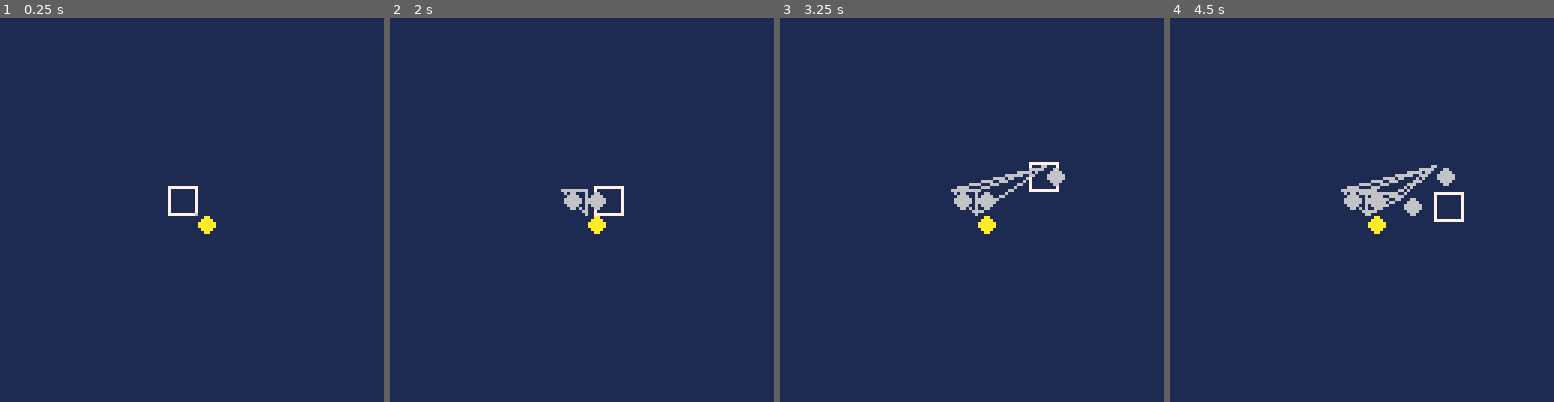
Above: before the commit, frames 1-4 (left to right).
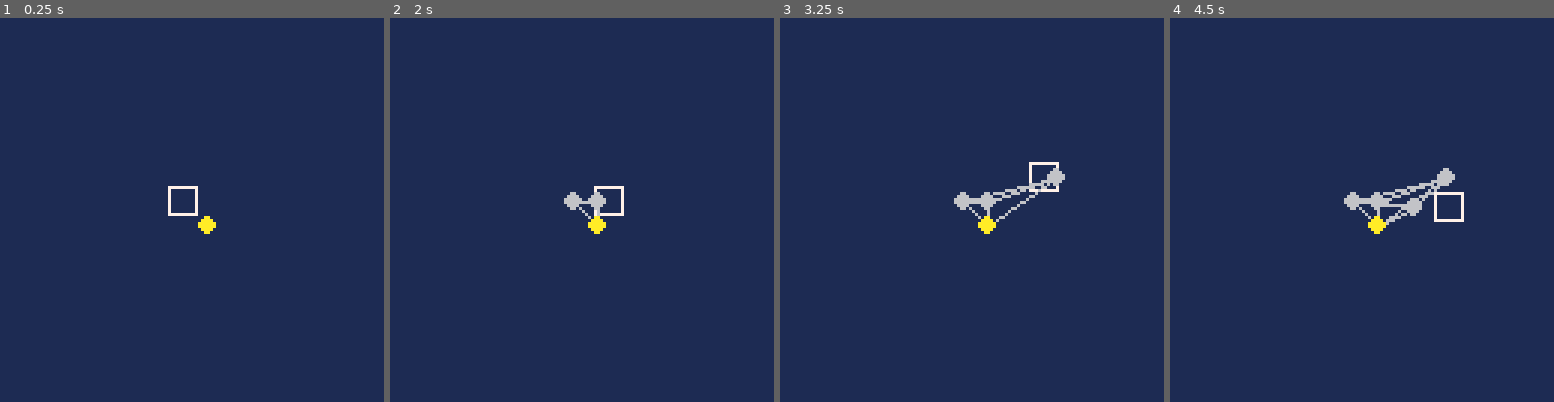
Above: after the commit, the same moments.

Repository: hughbagan/starbase-pico8
Game: PICO-8 cartridge starbase.p8
Two runs of this game, one before a commit and one after it. Both use one fixed random seed, a clock stepped at 60 frames per second and the inputs below.
Inputs:
- Up to frame 1 (0.25 s): no input
- Up to frame 2 (2 s): tap X (X key) at 0.33, 1.07, 1.85 s; hold Right from 1.6 s (still down)
- Up to frame 3 (3.25 s): release Right at 2.1 s; hold Up 2.15-2.42 s; hold Right 2.47-3.03 s; tap X (X key) at 2.97 s; hold Left from 3.08 s (still down)
- Up to frame 4 (4.5 s): release Left at 3.58 s; hold Down 3.63-3.97 s; hold Right from 4.02 s (still down); tap X (X key) at 4.08 s

The runs differ from the first frame. In frame 1, less than 0.1% of the frame differs, in the area x 50-52%, y 50-52%; in frame 2, 0.1%; in frame 3, 0.8%; in frame 4, 0.9%, in the area x 44-72%, y 38-54%.

Commit message:
connect nearby neighbours together up to a limit of 4 per node

Diff:
--- a/starbase.p8
+++ b/starbase.p8
@@ -33,13 +33,6 @@
 						cx+tsz+1,cy+tsz+1,7)
 	for i=1,#nodes do
 	 node.draw(nodes[i])
-	 for j=i,#nodes do
-	  if node.near(nodes[i],nodes[j],40) then
-	  	line(nodes[i].x,nodes[i].y,
-	  	     nodes[j].x,nodes[j].y,
-	  	     6)
-	  end
-	 end
 	end
 end
 
@@ -51,10 +44,28 @@
 
 node={}
 
+nid=0
+
 node.create=function(_x,_y,_p)
  if _p==nil then _p=false end
-	local n={x=_x,y=_y,sp=1,pwr=_p}
+	local n={id=nid,
+	 x=_x,y=_y,sp=1,pwr=_p,
+		ctr={x=_x+tsz/2,y=_y+tsz/2},
+		nbr={}
+	}
+	--detect neighbours
+	--todo: register closest first
+	for i=1,#nodes do
+	 if node.near(n,nodes[i],40) then
+	  if #n.nbr<4 and #nodes[i].nbr<4 then
+	   add(n.nbr, nodes[i])
+	   add(nodes[i].nbr, n)
+	  end
+	 end
+	end
 	add(nodes,n)
+	nid+=1
+	--todo: handle nid overflow
 end
 
 node.update=function(n)
@@ -62,7 +73,14 @@
 end
 
 node.draw=function(n)
- spr(n.sp,n.x,n.y)
+ for n2 in all(n.nbr) do
+  if n.id<n2.id then
+   line(n.ctr.x,n.ctr.y,
+        n2.ctr.x,n2.ctr.y,
+ 	   	  6)
+ 	end
+ end
+ spr(n.sp,n.x,n.y) --on top
 end
 
 node.empty=function(_x,_y)
@@ -82,10 +100,8 @@
 	   and (dx^2+dy^2)<d^2
 end
 
---todo: centre node line coords
---      and elaborate line draw
---todo: nodes as lookup table?
---don't want to always iterate
+--todo: power nodes based on
+--      neighbours
 -- also wtf is local again?
 
 -->8
